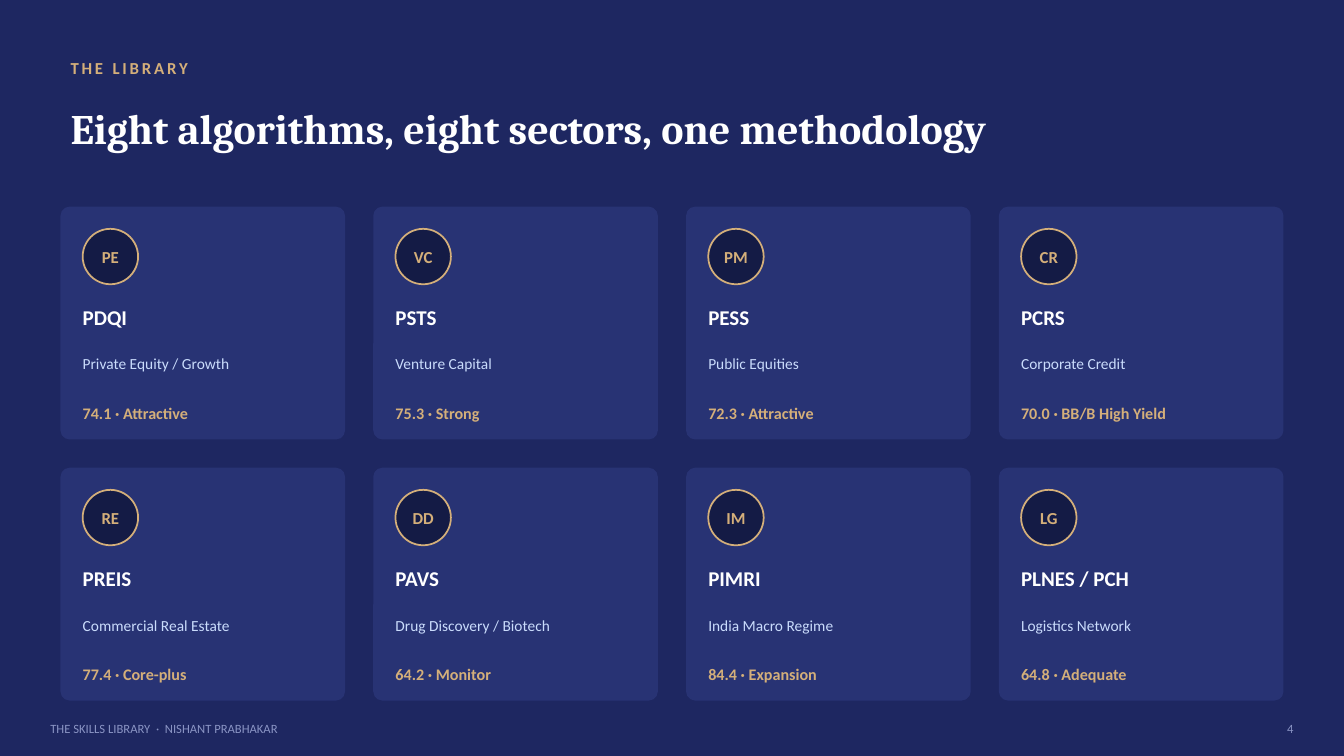
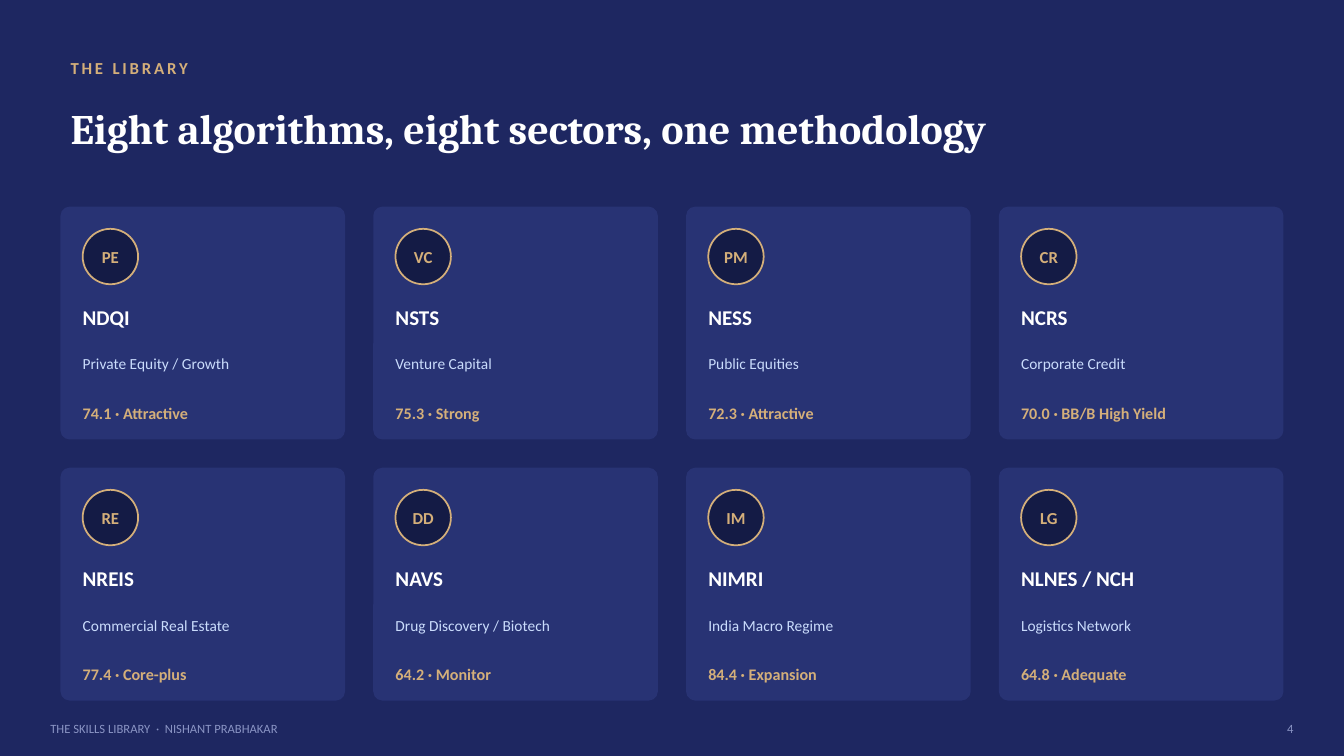
Before and after one commit to nishantsprabhakar/codingagent, a slide deck: slide 4 of .claude/skills/skills-library-pitch.pptx. Drawn at 1344x756 pixels with LibreOffice and Linux fonts; fonts in the diff are those of the drawing. Boxes give left, top, right and bottom in pixels: in the first picture for what was removed or moved away, otherwise in the second. Text is boxed around its words. In the diff, an @@ line names an element or a change of style, - is before the commit and + after.

```diff
--- a/.claude/skills/skills-library-pitch.pptx
+++ b/.claude/skills/skills-library-pitch.pptx
@@ text at (83, 311, 130, 328): text changed @@
-PDQI
+NDQI
@@ text at (395, 311, 439, 325): text changed @@
-PSTS
+NSTS
@@ text at (708, 311, 752, 325): text changed @@
-PESS
+NESS
@@ text at (1021, 311, 1067, 325): text changed @@
-PCRS
+NCRS
@@ text at (83, 572, 134, 586): text changed @@
-PREIS
+NREIS
@@ text at (395, 572, 443, 586): text changed @@
-PAVS
+NAVS
@@ text at (708, 572, 763, 586): text changed @@
-PIMRI
+NIMRI
@@ text at (1021, 572, 1134, 586): text changed @@
-PLNES / PCH
+NLNES / NCH
```
Also in this commit, not shown: 6 other slides changed, 52 other files.
